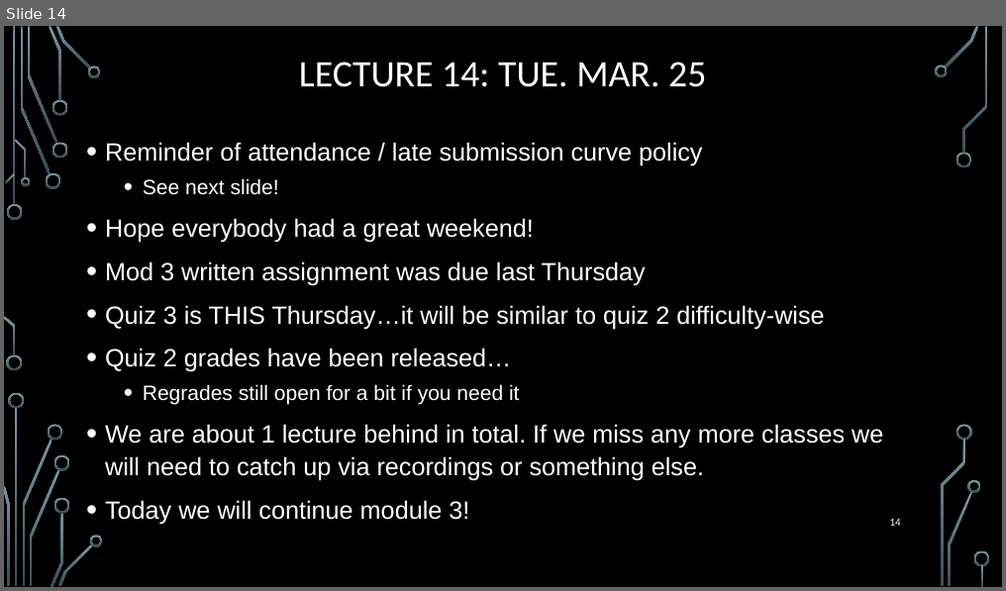
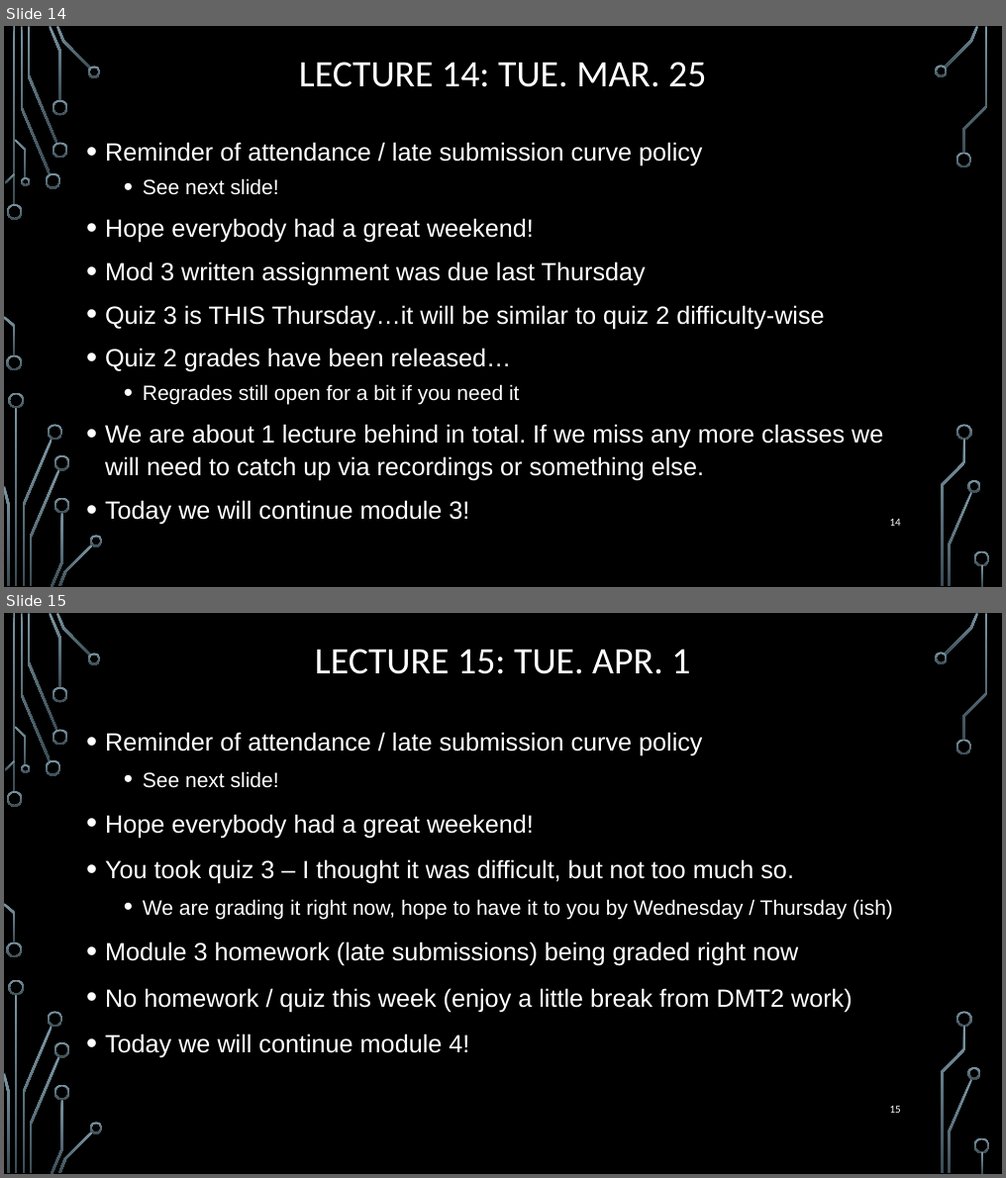
Before and after one commit to markfloryan/dmt2, a slide deck: slides/00-DailyAnnouncements.pptx. Shown one above the other, each under a label of ours: slide 14 before the commit, slides 14 and 15 after it. The pictures are 1006x591 and 1006x1178 pixels, drawn with LibreOffice and Linux fonts; fonts in the diff are those of the drawing; background and template pictures are left out. Boxes give left, top, right and bottom in pixels: in the first picture for what was removed or moved away, otherwise in the second. Text is boxed around its words. In the diff, an @@ line names an element or a change of style, - is before the commit and + after.

```diff
--- a/slides/00-DailyAnnouncements.pptx
+++ b/slides/00-DailyAnnouncements.pptx
@@ slide 15 added at (4,613,1002,1174), background picture (left out); not listed: 36 template elements that a slide beside it also shows @@
@@ title added at (315,649,690,674), 36 pt, text #FFFFFF @@
+LECTURE 15: TUE. APR. 1
@@ text added at (105,732,893,1059), 24 pt, text #FFFFFF @@
+• Reminder of attendance / late submission curve policy
+  • See next slide!
+• Hope everybody had a great weekend!
+• You took quiz 3 – I thought it was difficult, but not too much so.
+  • We are grading it right now, hope to have it to you by Wednesday / Thursday (ish)
+• Module 3 homework (late submissions) being graded right now
+• No homework / quiz this week (enjoy a little break from DMT2 work)
+• Today we will continue module 4!
@@ page number added at (890,1106,901,1113), 10.5 pt, text #FFFFFF @@
+15
```
Also in this commit, not shown: 1 slide changed, 1 other file.
